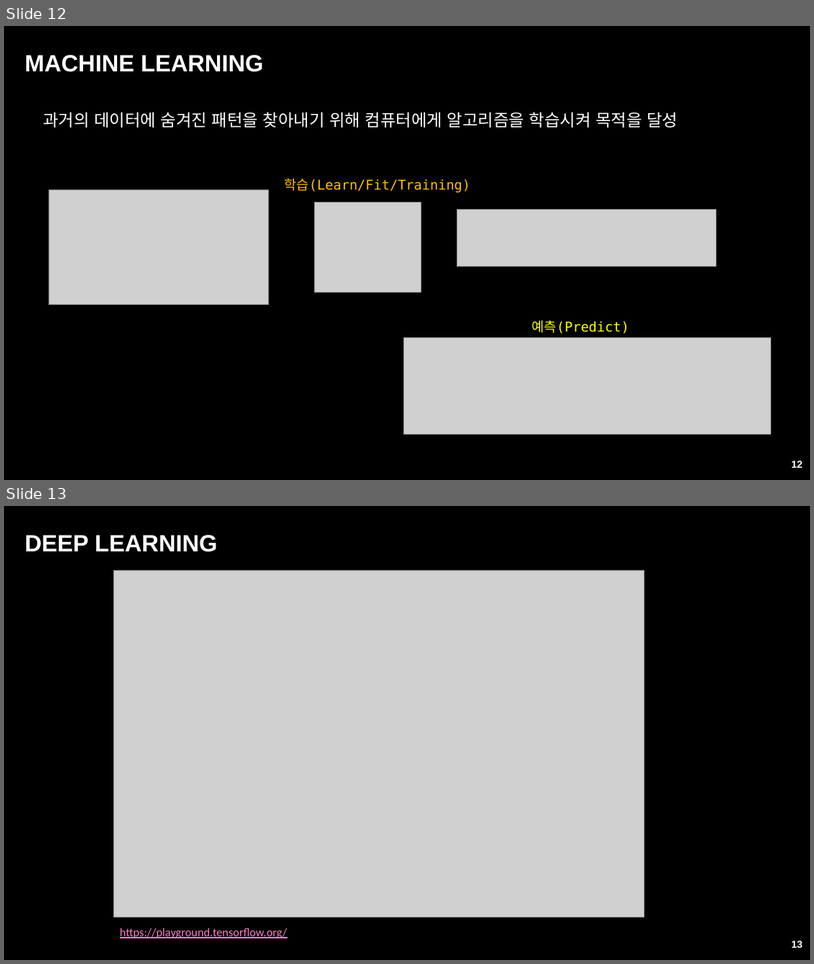
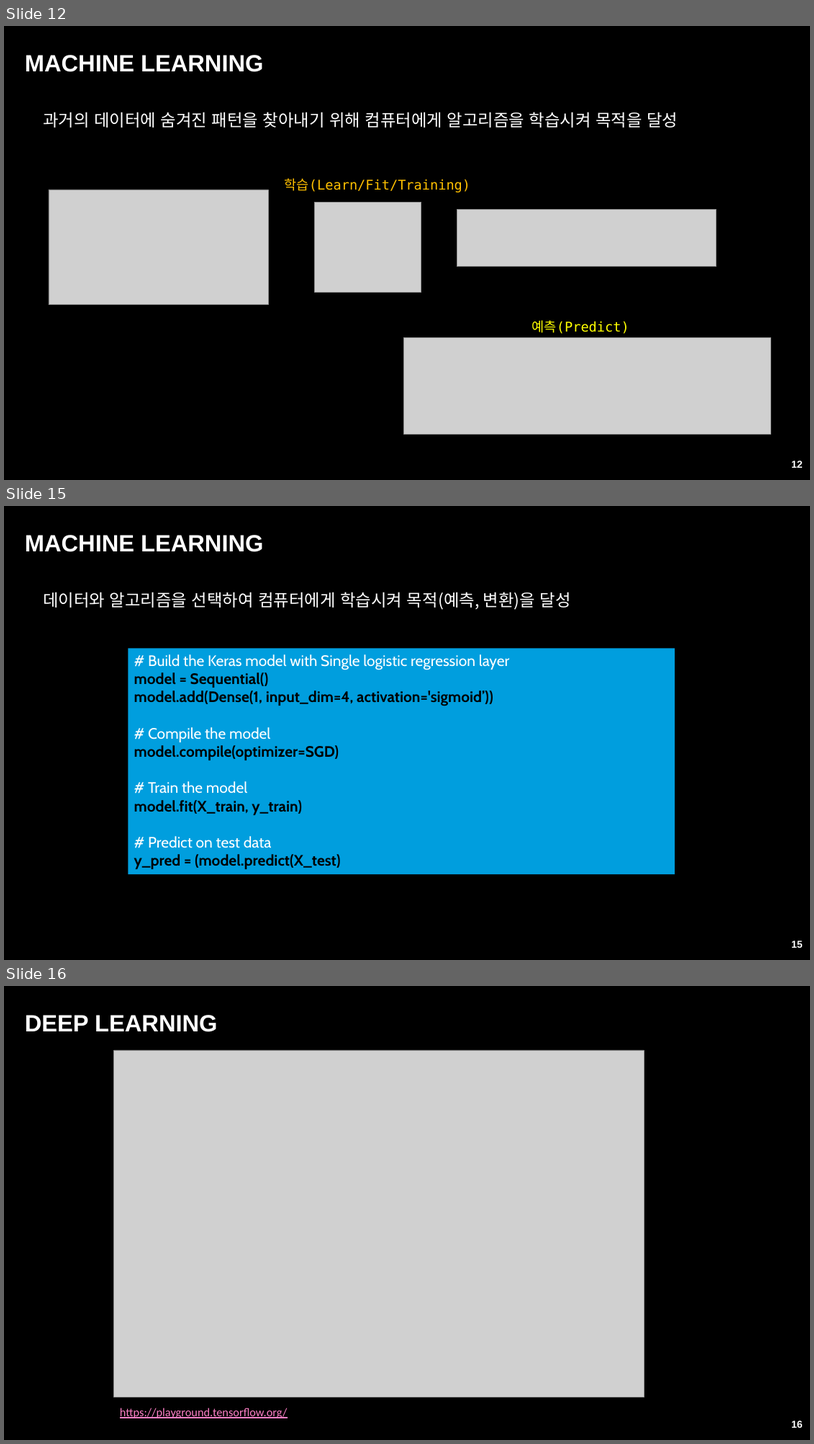
Before and after one commit to ancestor9/24_fall_Big-Data-Processing-coding-, a slide deck: 빅데이터처리.pptx. Shown one above the other, each under a label of ours: slides 12 and 13 before the commit, slides 12, 15 and 16 after it; the slides between them are not shown. The pictures are 814x964 and 814x1444 pixels, drawn with LibreOffice and Linux fonts; fonts in the diff are those of the drawing; grey boxes stand for pictures; background and template pictures are left out. Boxes give left, top, right and bottom in pixels: in the first picture for what was removed or moved away, otherwise in the second. Text is boxed around its words. In the diff, an @@ line names an element or a change of style, - is before the commit and + after.

```diff
--- a/빅데이터처리.pptx
+++ b/빅데이터처리.pptx
@@ slide 15 added at (4, 506, 810, 960), background picture (left out) @@
@@ title added at (25, 535, 263, 552), 28 pt, text #FFFFFF, bold @@
+MACHINE LEARNING
@@ text added at (43, 592, 571, 610), 20 pt, text #FFFFFF @@
+데이터와 알고리즘을 선택하여 컴퓨터에게 학습시켜 목적(예측, 변환)을 달성
@@ rectangle added at (128, 648, 675, 875), fill #009EDE, 18 pt, text #000000, bold @@
+# Build the Keras model with Single logistic regression layer
+model = Sequential()
+model.add(Dense(1, input_dim=4, activation='sigmoid’))
+# Compile the model
+model.compile(optimizer=SGD)
+# Train the model
+model.fit(X_train, y_train)
+# Predict on test data
+y_pred = (model.predict(X_test)
@@ page number added at (792, 940, 803, 947), 12 pt, text #FFFFFF, bold @@
+15
@@ what was slide 13 is now slide 16 @@
@@ page number at (792, 1420, 803, 1427): text changed @@
-13
+16
```
Also in this commit, not shown: 2 other slides added.
